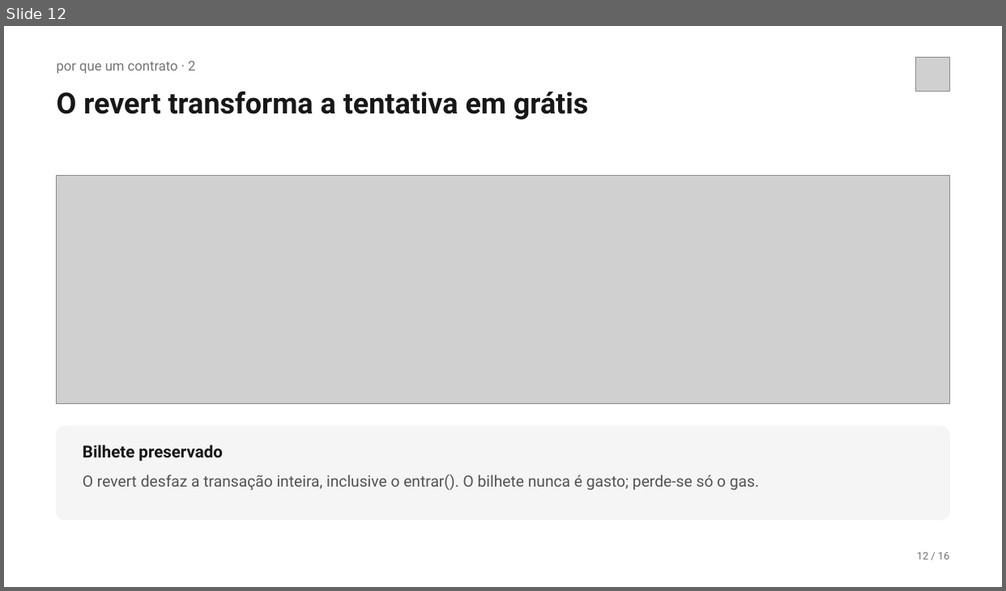
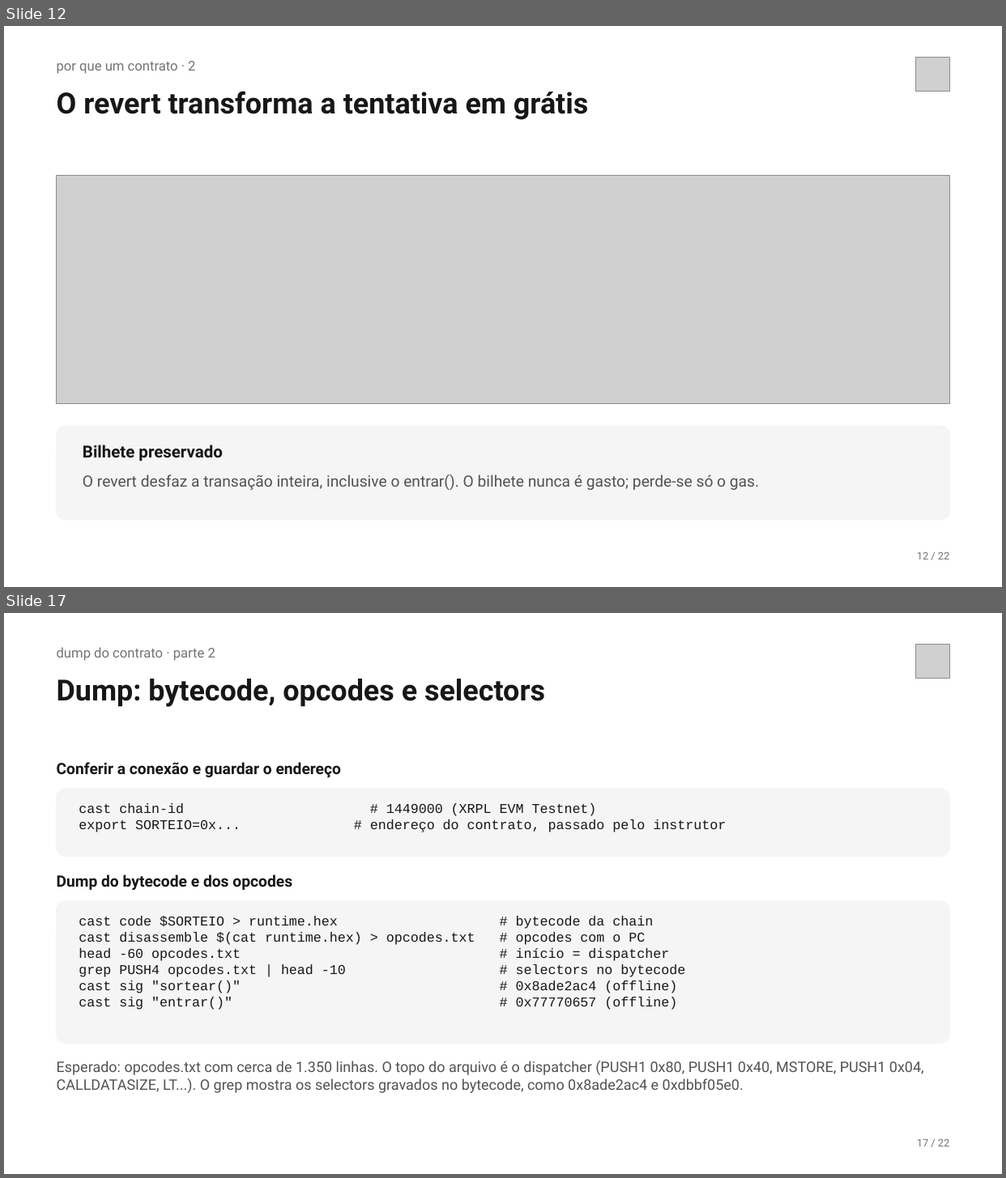
Before and after one commit to kiyochii/polichainworkshop, a slide deck: apresentacao/Ataque-Sorteio-Testnet.pptx. Shown one above the other, each under a label of ours: slide 12 before the commit, slides 12 and 17 after it; the slides between them are not shown. The pictures are 1006x591 and 1006x1178 pixels, drawn with LibreOffice and Linux fonts; fonts in the diff are those of the drawing; grey boxes stand for pictures. Boxes give left, top, right and bottom in pixels: in the first picture for what was removed or moved away, otherwise in the second. Text is boxed around its words. In the diff, an @@ line names an element or a change of style, - is before the commit and + after.

```diff
--- a/apresentacao/Ataque-Sorteio-Testnet.pptx
+++ b/apresentacao/Ataque-Sorteio-Testnet.pptx
@@ slide 17 added at (4,613,1002,1174), background #FFFFFF @@
@@ text added at (57,647,215,661), 13 pt, text #737373 @@
+dump do contrato · parte 2
@@ picture added at (916,645,949,678) @@
@@ text added at (57,679,545,707), 28 pt, text #171717, bold @@
+Dump: bytecode, opcodes e selectors
@@ text added at (57,762,342,778), 15 pt, text #171717, bold @@
+Conferir a conexão e guardar o endereço
@@ rounded rectangle added at (57,789,949,856), fill #F5F5F5, outline #F5F5F5 1 pt @@
@@ text added at (79,803,726,833), 13 pt, text #171717 @@
+cast chain-id # 1449000 (XRPL EVM Testnet)
+export SORTEIO=0x... # endereço do contrato, passado pelo instrutor
@@ text added at (57,875,292,890), 15 pt, text #171717, bold @@
+Dump do bytecode e dos opcodes
@@ rounded rectangle added at (57,901,949,1043), fill #F5F5F5, outline #F5F5F5 1 pt @@
@@ text added at (79,916,685,1010), 13 pt, text #171717 @@
+cast code $SORTEIO > runtime.hex # bytecode da chain
+cast disassemble $(cat runtime.hex) > opcodes.txt # opcodes com o PC
+head -60 opcodes.txt # início = dispatcher
+grep PUSH4 opcodes.txt | head -10 # selectors no bytecode
+cast sig "sortear()" # 0x8ade2ac4 (offline)
+cast sig "entrar()" # 0x77770657 (offline)
@@ text added at (57,1061,924,1093), 14 pt, text #525252 @@
+Esperado: opcodes.txt com cerca de 1.350 linhas. O topo do arquivo é o dispatcher (PUSH1 0x80, PUSH1 0x40, MSTORE, PUSH1 0x04, CALLDATASIZE, LT...). O grep mostra os selectors gravados no bytecode, como 0x8ade2ac4 e 0xdbbf05e0.
@@ text added at (917,1139,949,1147), 10 pt, text #737373 @@
+17 / 22
@@ slide 12 changed as well @@
@@ text at (917,552,949,560): text changed @@
-12 / 16
+12 / 22
```
Also in this commit, not shown: 15 other slides changed, 5 other slides added.
